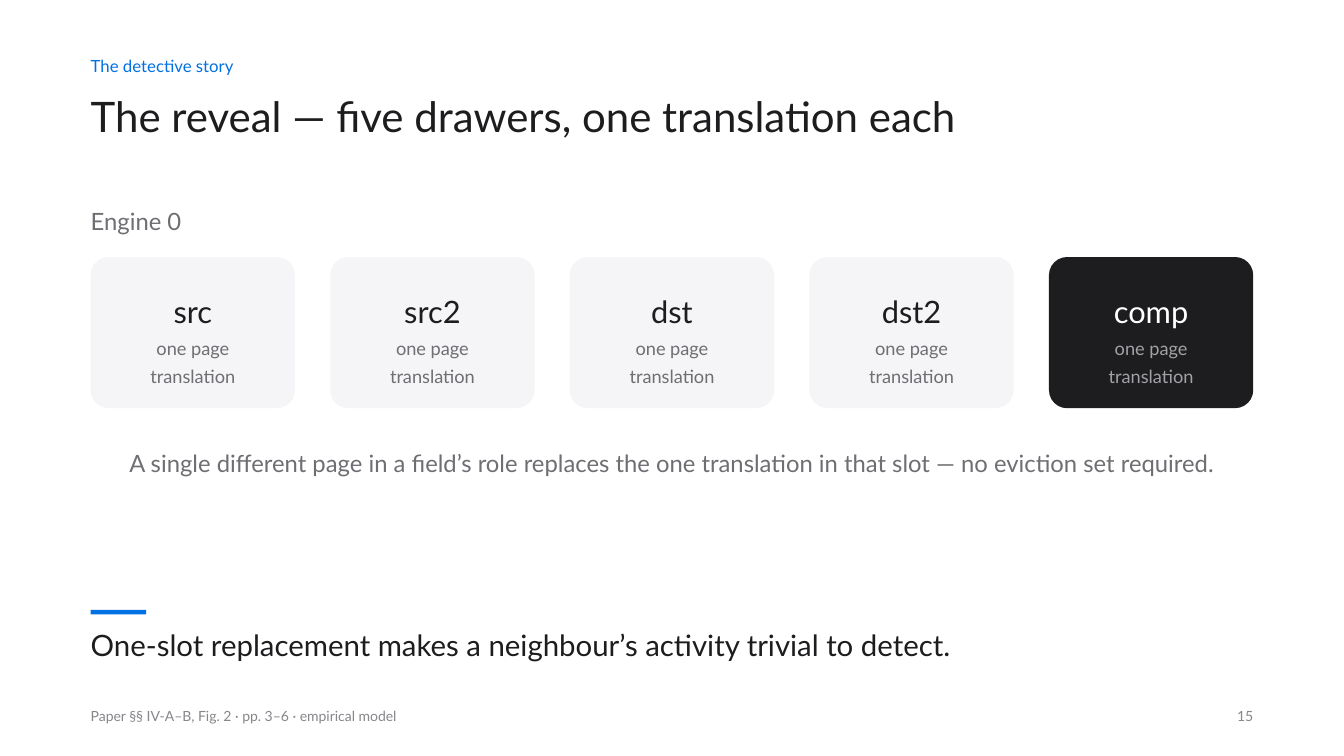
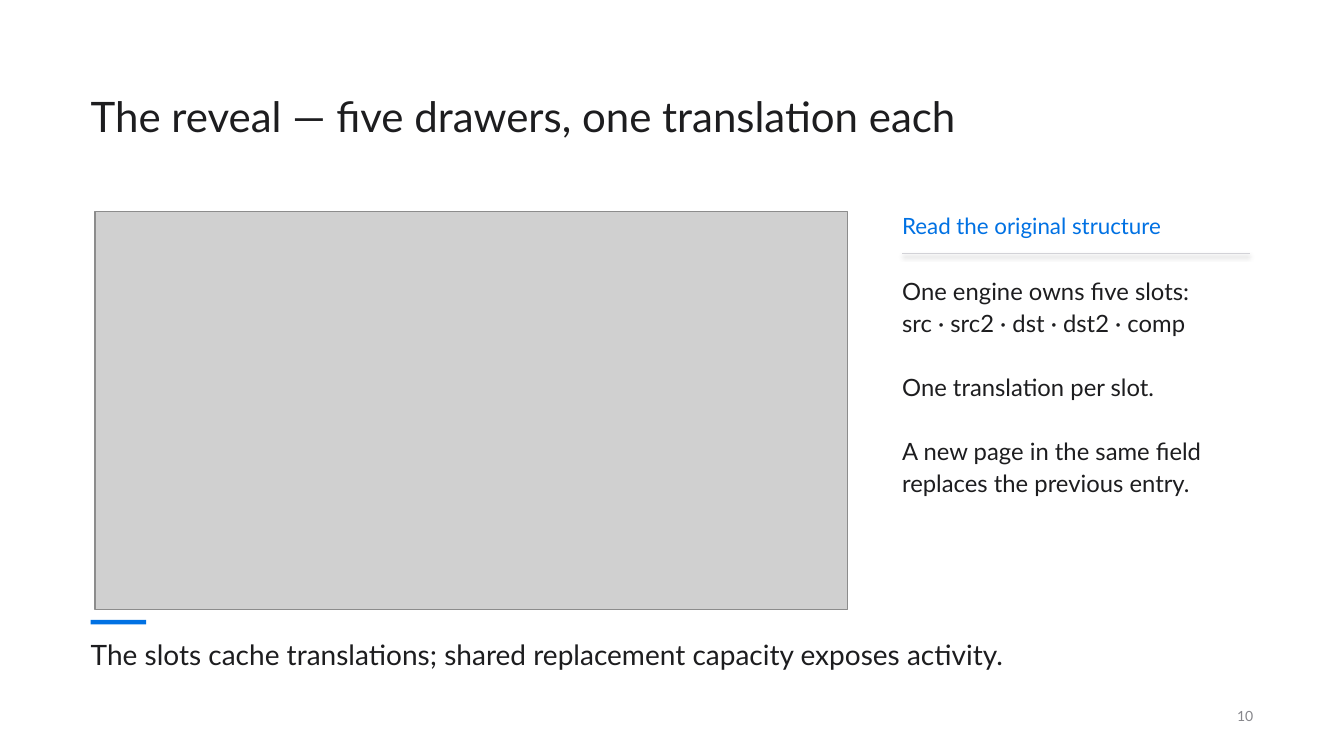
Before and after one commit to siddharthbc/Microarch-presentation, a slide deck: slide 10 of deck_v2/output/DSASSASSIN_v2.pptx (slide 15 before the commit). Drawn at 1344x756 pixels with LibreOffice and Linux fonts; fonts in the diff are those of the drawing; grey boxes stand for pictures. Boxes give left, top, right and bottom in pixels: in the first picture for what was removed or moved away, otherwise in the second. Text is boxed around its words. In the diff, an @@ line names an element or a change of style, - is before the commit and + after.

```diff
--- a/deck_v2/output/DSASSASSIN_v2.pptx
+++ b/deck_v2/output/DSASSASSIN_v2.pptx
@@ text removed at [91, 59, 234, 75] @@
-The detective story
@@ text removed at [91, 212, 181, 235] @@
-Engine 0
@@ picture added at [95, 212, 848, 610] @@
@@ text added at [902, 217, 1161, 238], 16 pt, text #0071E3 @@
+Read the original structure
@@ rounded rectangle removed at [91, 257, 295, 408] @@
@@ rounded rectangle removed at [331, 257, 535, 408] @@
@@ rounded rectangle removed at [570, 257, 774, 408] @@
@@ rounded rectangle removed at [810, 257, 1014, 408] @@
@@ line added from (902, 254) to (1250, 254), #D2D2D7 0.75 pt @@
@@ rounded rectangle removed at [1050, 257, 1254, 408] @@
@@ text at [902, 282, 1201, 496]: text changed; size 13 to 17 pt; text colour #6E6E73 to #1D1D1F @@
-one page
-translation
+One engine owns five slots:
+src · src2 · dst · dst2 · comp
+One translation per slot.
+A new page in the same field
+replaces the previous entry.
@@ text removed at [174, 307, 213, 324] @@
-src
@@ text removed at [404, 300, 460, 324] @@
-src2
@@ text removed at [651, 300, 693, 324] @@
-dst
@@ text removed at [882, 300, 941, 324] @@
-dst2
@@ text removed at [1114, 307, 1188, 329] @@
-comp
@@ text removed at [390, 345, 475, 383] @@
-one page
-translation
@@ text removed at [630, 345, 715, 383] @@
-one page
-translation
@@ text removed at [869, 345, 954, 383] @@
-one page
-translation
@@ text removed at [1109, 345, 1194, 383] @@
-one page
-translation
@@ text removed at [129, 454, 1214, 477] @@
-A single different page in a field’s role replaces the one translation in that slot — no eviction set required.
@@ rectangle: place and size @@
-rectangle at [91, 610, 146, 614]
+rectangle at [91, 620, 146, 624]
@@ text at [91, 644, 1003, 670]: text changed; size 21 to 20 pt @@
-One-slot replacement makes a neighbour’s activity trivial to detect.
+The slots cache translations; shared replacement capacity exposes activity.
@@ text removed at [91, 711, 397, 724] @@
-Paper §§ IV-A–B, Fig. 2 · pp. 3–6 · empirical model
@@ text at [1237, 711, 1253, 721]: text changed @@
-15
+10
```
Also in this commit, not shown: 37 other slides changed, 5 slides added, 22 slides removed, 54 other files.
